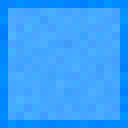
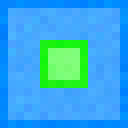
The second w=128, h=128 image is a revision of the first. Changes to its layers:
added layer "Layer copy" above "Layer" over 40, 40, 88, 88
